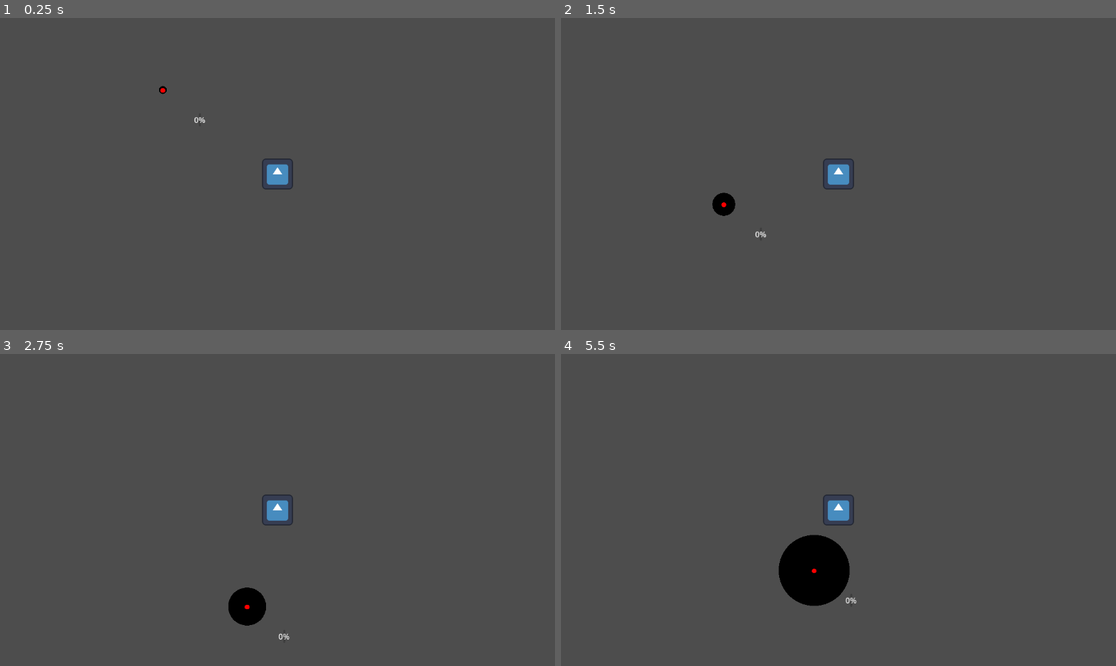
Above: before the commit, frames 1-4 (two rows, left to right).
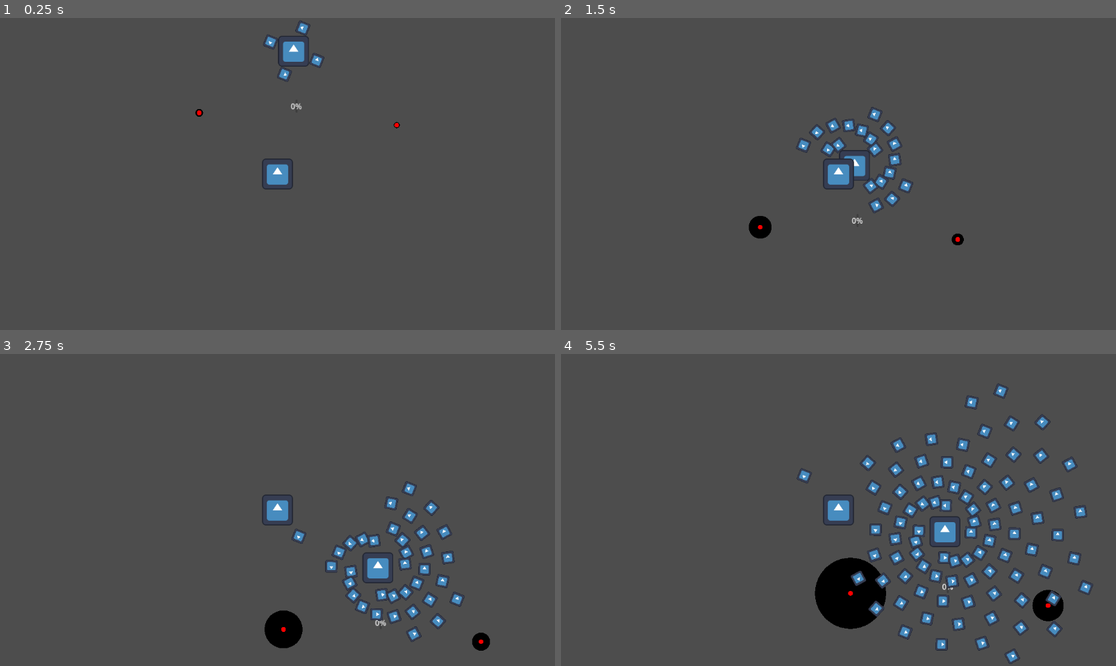
Above: after the commit, the same moments.

Repository: Danco21/Pirate-Software-Game-Jam-2024-Redux
Game: Godot game, scene res://world_test.tscn
The game is run twice, just before and just after one commit, with the same random seed, the same clock (stepped at 60 frames per second) and the same inputs. The engine's default icon, where the game draws it, is replaced by a stand-in: a white triangle on a blue panel in a dark square.
Inputs:
- Up to frame 1 (0.25 s): no input
- Up to frame 2 (1.5 s): hold Up (ui_up) from 0.53 s (still down)
- Up to frame 3 (2.75 s): release Up (ui_up) at 2.03 s; hold Left (ui_left) from 2.03 s (still down)
- Up to frame 4 (5.5 s): release Left (ui_left) at 3.53 s; hold Down (ui_down) 3.53-4.28 s; hold Right (ui_right) 4.28-5.03 s; hold Up (ui_up) from 5.03 s (still down)

The runs differ from the first frame. In frame 1, 0.7% of the frame differs, in the area x 28-73%, y 0-36%; in frame 2, 1.9%; in frame 3, 3.9%; in frame 4, 8.9%, in the area x 39-96%, y 9-100%.

Commit message:
Bullet Hell Added and Collision changes
- Bullet Hell enemy is added, and patterns can be customized
- Enemy collisions are fully functional with their own collision detection radius
- Combine the enemy circle and enemy origin into one node called the enemy
- Enemy circle size growth rate can be changed with the variable "growthrate" in the enemy script and in the enemy's inspector

- There is a spawner script that I'm currently working on(Not finished).

Diff:
--- /dev/null
+++ b/Bullet Hell/Bullet.gd
@@ -0,0 +1,15 @@
+extends Node2D
+
+#Bullet speed
+const SPEED = 100;
+
+func _process(delta):
+	position += transform.x * SPEED * delta
+
+#This will kill the bullet as KillTimer node hits 0
+func _on_kill_timer_timeout():
+	queue_free()
+
+#Kills the bullet when it hits the player
+func _on_area_2d_body_entered(body):
+	queue_free()
--- /dev/null
+++ b/Bullet Hell/Bullet.tscn
@@ -0,0 +1,28 @@
+[gd_scene load_steps=4 format=3 uid="uid://3351ga7sdus5"]
+
+[ext_resource type="Script" path="res://Bullet Hell/Bullet.gd" id="1_411no"]
+[ext_resource type="Texture2D" uid="uid://be3j1ybjwdth5" path="res://icon.svg" id="2_6cg67"]
+
+[sub_resource type="RectangleShape2D" id="RectangleShape2D_scewh"]
+resource_local_to_scene = true
+size = Vector2(51, 52)
+
+[node name="Bullet" type="Node2D"]
+script = ExtResource("1_411no")
+
+[node name="Sprite2D" type="Sprite2D" parent="."]
+scale = Vector2(0.4, 0.4)
+texture = ExtResource("2_6cg67")
+
+[node name="KillTimer" type="Timer" parent="."]
+wait_time = 10.0
+autostart = true
+
+[node name="Area2D" type="Area2D" parent="."]
+
+[node name="CollisionShape2D" type="CollisionShape2D" parent="Area2D"]
+position = Vector2(-0.5, 0)
+shape = SubResource("RectangleShape2D_scewh")
+
+[connection signal="timeout" from="KillTimer" to="." method="_on_kill_timer_timeout"]
+[connection signal="body_entered" from="Area2D" to="." method="_on_area_2d_body_entered"]
--- /dev/null
+++ b/Bullet Hell/Turret.gd
@@ -0,0 +1,50 @@
+extends Node2D
+
+const BULLET_SCENE = preload("res://Bullet Hell/Bullet.tscn")
+@onready var shoot_timer = $ShootTimer
+@onready var rotater = $Rotater
+
+
+const ROTATE_SPD = 100 #Obiting speed
+const SHOOTER_TIMER_WAIT_TIME = 0.2 #Shoot Cooldown between each shot
+const SPAWN_POINT_COUNT = 4 #How many times you want to shoot at the same time
+const RADIUS = 100 #How big you want the shot spwan obit
+@export var begin_shooting = true #"THEN I STARTED BLASTING"
+
+
+# Called when the node enters the scene tree for the first time.
+func _ready():
+	#step value is 90 degrees
+	var step = 2 * PI / SPAWN_POINT_COUNT
+
+	#Spawns the shot points.
+	#If step = 90 degrees, spawn point = (step * i).
+	#At i = 0, spawn point = 0 degrees (step * 0).
+	#At i = 1, spawn point = 90 degrees.
+	#At i = 2, spawn point = 180 degrees. Etc
+	for i in range(SPAWN_POINT_COUNT):
+		var spawn_point = Node2D.new()
+		var pos = Vector2(RADIUS, 0). rotated(step * i)
+		spawn_point.position = pos
+		spawn_point.rotation = pos.angle()
+		rotater.add_child(spawn_point)
+
+	#When to start shooting
+	if begin_shooting == true:
+		shoot_timer.wait_time = SHOOTER_TIMER_WAIT_TIME
+		shoot_timer.start()
+
+#Cause the spawn points to orbit.
+func _process(_delta):
+	var new_rotation = rotater.rotation_degrees + ROTATE_SPD * _delta
+	rotater.rotation_degrees = fmod(new_rotation, 360)
+
+
+
+#Creating the bullets when shoot_timer finishes
+func _on_shoot_timer_timeout():
+	for s in rotater.get_children():
+		var bullet = BULLET_SCENE.instantiate()
+		get_tree().root.add_child(bullet)
+		bullet.position = s.global_position
+		bullet.rotation = s.global_rotation
--- /dev/null
+++ b/Bullet Hell/Turret.tscn
@@ -0,0 +1,16 @@
+[gd_scene load_steps=3 format=3 uid="uid://dlngbjc716c01"]
+
+[ext_resource type="Script" path="res://Bullet Hell/Turret.gd" id="1_q5q6l"]
+[ext_resource type="Texture2D" uid="uid://dyy1kjfyjkr4y" path="res://icon.svg" id="2_rdt1y"]
+
+[node name="Turret" type="Node2D"]
+script = ExtResource("1_q5q6l")
+
+[node name="Sprite2D" type="Sprite2D" parent="."]
+texture = ExtResource("2_rdt1y")
+
+[node name="ShootTimer" type="Timer" parent="."]
+
+[node name="Rotater" type="Node2D" parent="."]
+
+[connection signal="timeout" from="ShootTimer" to="." method="_on_shoot_timer_timeout"]
--- a/EnemyCircle.gd
+++ /dev/null
@@ -1,39 +0,0 @@
-extends Node2D
-# get collision node, but only when node tree is ready
-@onready var collision = $EnemyRadius/EnemyRadiusCollision
-@onready var check
-
-# starting enemy detection and origin circle
-var radius_size = 10
-
-# draw sprite for detection circle and origin circle
-func _draw()->void:
-	draw_circle(Vector2(0,0), radius_size, Color.BLACK)
-
-# starting radius value of the collision circle
-func _ready():
-	collision.shape.radius = 10
-
-func _process(delta):
-
-	# grow shape radius, then refresh the shape drawn on screen
-	radius_size += delta*25
-	queue_redraw()
-
-	# grow node collision by time elapsed * 10
-	collision.shape.radius += delta*25
-
-	if collision.shape.radius > radius_size:
-		collision.shape.radius = radius_size
-
-
-
-# test for player sprite entering enemy detection area
-func _on_enemy_radius_body_entered(body):
-	print(body, " has entered Signal Range")
-	check = true
-
-# test for player sprite leaving enemy detection area
-func _on_enemy_radius_body_exited(body):
-	check = false
-	print(body, " has exited Signal Range")
--- a/EnemyOrigin.gd
+++ /dev/null
@@ -1,24 +0,0 @@
-extends Node2D
-
-@onready var originCollision =$OriginArea/OriginCollision
-var radius_origin = 10
-
-func _draw()->void:
-	draw_circle(Vector2(0,0), radius_origin, Color.RED)
-
-# Called when the node enters the scene tree for the first time.
-func _ready():
-	originCollision.shape.radius = 10
-
-
-# Called every frame. 'delta' is the elapsed time since the previous frame.
-func _process(delta):
-	pass
-
-
-func _on_origin_area_body_entered(body):
-	print(body, " has entered Signal Origin")
-
-
-func _on_origin_area_body_exited(body):
-	print(body, " has exited Signal Origin")
--- /dev/null
+++ b/EnemyRadiusCollision.gd
@@ -0,0 +1,12 @@
+extends CollisionShape2D
+
+@export var collision_size = 0
+
+# Called when the node enters the scene tree for the first time.
+func _ready():
+	shape.radius = collision_size
+
+
+# Called every frame. 'delta' is the elapsed time since the previous frame.
+func _process(delta):
+	shape.radius = collision_size
--- /dev/null
+++ b/Spawner.gd
@@ -0,0 +1,32 @@
+extends Node2D
+@onready var distanceToEnemy = $DistancetoCenter
+@onready var player := $PlayerCharacter
+@onready var enemy = preload("res://enemy.tscn")
+@export var enemyNum = 5
+
+var biggestRadiusInRange = 0
+var num = 0
+
+
+# Called when the node enters the scene tree for the first time.
+func _ready():
+	for i in enemyNum:
+		var enemyInstance = enemy.instantiate()
+		enemyInstance.growthrate = randi_range(1, 50)
+		enemyInstance.position.x = randi_range(-1000,1000)
+		enemyInstance.position.y = randi_range(-1000,1000)
+		add_child(enemyInstance)
+
+# Called every frame. 'delta' is the elapsed time since the previous frame.
+func _process(delta):
+	if (get_child(num).check == true) && (get_child(num).radius_size > biggestRadiusInRange.radius_size):
+		biggestRadiusInRange = get_child(num)
+
+	if (num < (get_child_count() - 1)):
+		num+=1
+	if is_instance_valid(biggestRadiusInRange):
+		distanceToEnemy.value = map(100*(biggestRadiusInRange.position.distance_to(player.position)/biggestRadiusInRange.radius_size), 100, 0, 0, 100)
+
+# helper function that reverses proximity counter (0 to 100 as player gets closer to target)
+func map(value, fl, fh, tl, th):
+	return ((value - fl)*(th-tl)/(fh-fl)+tl)
--- a/enemy.gd
+++ b/enemy.gd
@@ -1,16 +1,49 @@
 extends Node2D
+# get collision node, but only when node tree is ready
+@onready var collision
+@onready var originCollision = $OriginArea/OriginCollision
+@onready var check
+@export var growthrate = randi_range(1, 50)
 
-@onready var expand := $EnemyCircle
-@onready var center := $EnemyOrigin
+# starting enemy detection and origin circle
+var radius_size = 10
+var radius_origin = 10
 
+# draw sprite for detection circle and origin circle
+func _draw()->void:
+	draw_circle(Vector2(0,0), radius_size, Color.BLACK)
+	draw_circle(Vector2(0,0), radius_origin, Color.RED)
 
-# Called when the node enters the scene tree for the first time.
+# starting radius value of the collision circle
 func _ready():
-	center.position.x = expand.position.x
-	center.position.y = center.position.y
+	var collision = get_node("EnemyRadius/EnemyRadiusCollision")
+	collision.shape.radius = 10
+	originCollision.shape.radius = 20
+
+func _process(_delta):
+	var collision = get_node("EnemyRadius/EnemyRadiusCollision")
+	# grow shape radius, then refresh the shape drawn on screen
+	radius_size += _delta*growthrate
+	queue_redraw()
+
+	# grow node collision by time elapsed * 10
+	collision.shape.radius = radius_size
 
 
 
-# Called every frame. 'delta' is the elapsed time since the previous frame.
-func _process(delta):
-	pass
+# test for player sprite entering enemy detection area
+func _on_enemy_radius_body_entered(body):
+	print(body, " has entered Signal Range: Radius:", radius_size)
+	print(body, " has entered Signal Range: COllision", collision.shape.radius)
+	check = true
+
+# test for player sprite leaving enemy detection area
+func _on_enemy_radius_body_exited(body):
+	check = false
+	print(body, " has exited Signal Range")
+
+func _on_origin_area_body_entered(body):
+	print(body, " has entered Origin Range")
+
+func _on_origin_area_body_exited(body):
+	print(body, " has exited Origin Range")
--- a/enemy.tscn
+++ b/enemy.tscn
@@ -1,13 +1,78 @@
-[gd_scene load_steps=4 format=3 uid="uid://csgbulrbsq8s1"]
+[gd_scene load_steps=4 format=3 uid="uid://doj6n00yl723f"]
 
-[ext_resource type="Script" path="res://enemy.gd" id="1_4m3ud"]
-[ext_resource type="PackedScene" uid="uid://doj6n00yl723f" path="res://enemy_circle.tscn" id="1_l0avx"]
-[ext_resource type="PackedScene" uid="uid://bohi3ulb0ydrg" path="res://enemy_origin.tscn" id="2_0i6f7"]
+[sub_resource type="GDScript" id="GDScript_kqvci"]
+resource_local_to_scene = true
+script/source = "extends Node2D
+# get collision node, but only when node tree is ready
+#@onready var collision = get_child(0).get_child(0)
+@onready var collision = $EnemyRadius/EnemyRadiusCollision
+@onready var originCollision = $OriginArea/OriginCollision
+@onready var check
+@export var growthrate = 25
+
+# starting enemy detection and origin circle
+var radius_size = 10
+var radius_origin = 10
+
+# draw sprite for detection circle and origin circle
+func _draw()->void:
+	draw_circle(Vector2(0,0), radius_size, Color.BLACK)
+	draw_circle(Vector2(0,0), radius_origin, Color.RED)
+
+# starting radius value of the collision circle
+func _ready():
+	collision.shape.radius = 10
+	originCollision.shape.radius = 10
+
+func _process(_delta):
+	# grow shape radius, then refresh the shape drawn on screen
+	radius_size += _delta * growthrate
+	queue_redraw()
+
+	# grow node collision by time elapsed * 10
+	collision.shape.radius = radius_size
+
+
+
+# test for player sprite entering enemy detection area
+func _on_enemy_radius_body_entered(body):
+	print(body, \" has entered Signal Range: Radius:\", radius_size)
+	print(body, \" has entered Signal Range: Collision\", collision.shape.radius)
+	check = true
+
+# test for player sprite leaving enemy detection area
+func _on_enemy_radius_body_exited(body):
+	check = false
+	print(body, \" has exited Signal Range\")
+
+func _on_origin_area_body_entered(body):
+	print(body, \" has entered Origin Range\")
+
+func _on_origin_area_body_exited(body):
+	print(body, \" has exited Origin Range\")
+"
+
+[sub_resource type="CircleShape2D" id="CircleShape2D_qme8m"]
+resource_local_to_scene = true
+
+[sub_resource type="CircleShape2D" id="CircleShape2D_srf75"]
+resource_local_to_scene = true
 
 [node name="Enemy" type="Node2D"]
-position = Vector2(327, 168)
-script = ExtResource("1_4m3ud")
+position = Vector2(1, -2)
+script = SubResource("GDScript_kqvci")
 
-[node name="EnemyCircle" parent="." instance=ExtResource("1_l0avx")]
+[node name="EnemyRadius" type="Area2D" parent="."]
 
-[node name="EnemyOrigin" parent="." instance=ExtResource("2_0i6f7")]
+[node name="EnemyRadiusCollision" type="CollisionShape2D" parent="EnemyRadius"]
+shape = SubResource("CircleShape2D_qme8m")
+
+[node name="OriginArea" type="Area2D" parent="."]
+
+[node name="OriginCollision" type="CollisionShape2D" parent="OriginArea"]
+shape = SubResource("CircleShape2D_srf75")
+
+[connection signal="body_entered" from="EnemyRadius" to="." method="_on_enemy_radius_body_entered"]
+[connection signal="body_exited" from="EnemyRadius" to="." method="_on_enemy_radius_body_exited"]
+[connection signal="body_entered" from="OriginArea" to="." method="_on_origin_area_body_entered"]
+[connection signal="body_exited" from="OriginArea" to="." method="_on_origin_area_body_exited"]
--- a/enemy_circle.tscn
+++ /dev/null
@@ -1,17 +0,0 @@
-[gd_scene load_steps=3 format=3 uid="uid://doj6n00yl723f"]
-
-[ext_resource type="Script" path="res://EnemyCircle.gd" id="1_0nbqo"]
-
-[sub_resource type="CircleShape2D" id="CircleShape2D_qme8m"]
-
-[node name="EnemyCircle" type="Node2D"]
-position = Vector2(1, -2)
-script = ExtResource("1_0nbqo")
-
-[node name="EnemyRadius" type="Area2D" parent="."]
-
-[node name="EnemyRadiusCollision" type="CollisionShape2D" parent="EnemyRadius"]
-shape = SubResource("CircleShape2D_qme8m")
-
-[connection signal="body_entered" from="EnemyRadius" to="." method="_on_enemy_radius_body_entered"]
-[connection signal="body_exited" from="EnemyRadius" to="." method="_on_enemy_radius_body_exited"]
--- a/enemy_origin.tscn
+++ /dev/null
@@ -1,16 +0,0 @@
-[gd_scene load_steps=3 format=3 uid="uid://bohi3ulb0ydrg"]
-
-[ext_resource type="Script" path="res://EnemyOrigin.gd" id="1_8x0ih"]
-
-[sub_resource type="CircleShape2D" id="CircleShape2D_o6wji"]
-
-[node name="EnemyOrigin" type="Node2D"]
-script = ExtResource("1_8x0ih")
-
-[node name="OriginArea" type="Area2D" parent="."]
-
-[node name="OriginCollision" type="CollisionShape2D" parent="OriginArea"]
-shape = SubResource("CircleShape2D_o6wji")
-
-[connection signal="body_entered" from="OriginArea" to="." method="_on_origin_area_body_entered"]
-[connection signal="body_exited" from="OriginArea" to="." method="_on_origin_area_body_exited"]
--- a/world_test.gd
+++ b/world_test.gd
@@ -1,16 +1,16 @@
 extends Node2D
 
 #get nodes when node tree is ready, assign to variables
-@onready var enemy := $Enemy/EnemyCircle
-@onready var origin := $Enemy/EnemyOrigin
+@onready var enemy := $Enemy
 @onready var player := $PlayerCharacter
 @onready var distanceToEnemy = $DistancetoCenter
+
 
 # every frame, see if check value in enemy detection area has been triggered
 # update distance value to reflect proximity
 func _process(delta):
-	if enemy.check == true:
-		print(player.position.distance_to(enemy.position))
+	if enemy.check:
+		#Note this will only display for the first enemy only
 		distanceToEnemy.value = map(100*(enemy.position.distance_to(player.position)/enemy.radius_size), 100, 0, 0, 100)
 	else:
 		distanceToEnemy.value = 0
--- a/world_test.tscn
+++ b/world_test.tscn
@@ -1,26 +1,33 @@
-[gd_scene load_steps=4 format=3 uid="uid://dr8somyjpwgdy"]
+[gd_scene load_steps=5 format=3 uid="uid://dr8somyjpwgdy"]
 
 [ext_resource type="PackedScene" uid="uid://dkheri4bg7o52" path="res://player_character.tscn" id="1_cm3af"]
 [ext_resource type="Script" path="res://world_test.gd" id="1_lml3o"]
-[ext_resource type="PackedScene" uid="uid://csgbulrbsq8s1" path="res://enemy.tscn" id="2_hf7p1"]
+[ext_resource type="PackedScene" uid="uid://dlngbjc716c01" path="res://Bullet Hell/Turret.tscn" id="2_6d4j4"]
+[ext_resource type="PackedScene" uid="uid://doj6n00yl723f" path="res://enemy.tscn" id="2_xblyh"]
 
 [node name="WorldTest" type="Node2D"]
-position = Vector2(152, 94)
+position = Vector2(-3, 0)
 script = ExtResource("1_lml3o")
 
-[node name="Enemy" parent="." instance=ExtResource("2_hf7p1")]
-position = Vector2(-151, -95)
+[node name="Turret" parent="." instance=ExtResource("2_6d4j4")]
+position = Vector2(393, -258)
+
+[node name="Enemy" parent="." instance=ExtResource("2_xblyh")]
+
+[node name="Enemy2" parent="." instance=ExtResource("2_xblyh")]
+position = Vector2(821, 49)
+growthrate = 10
+
+[node name="DistancetoCenter" type="ProgressBar" parent="."]
+offset_left = 401.0
+offset_top = -57.0
+offset_right = 405.0
+offset_bottom = -30.0
+scale = Vector2(2, 2)
+value = 1.0
+metadata/_edit_use_anchors_ = true
 
 [node name="PlayerCharacter" parent="." instance=ExtResource("1_cm3af")]
 position = Vector2(326, 252)
 
-[node name="DistancetoCenter" type="ProgressBar" parent="."]
-offset_right = 4.0
-offset_bottom = 27.0
-scale = Vector2(2, 2)
-value = 1.0
-metadata/_edit_use_anchors_ = true
-
 [connection signal="child_entered_tree" from="PlayerCharacter" to="." method="_on_player_character_child_entered_tree"]
-
-[editable path="Enemy"]
